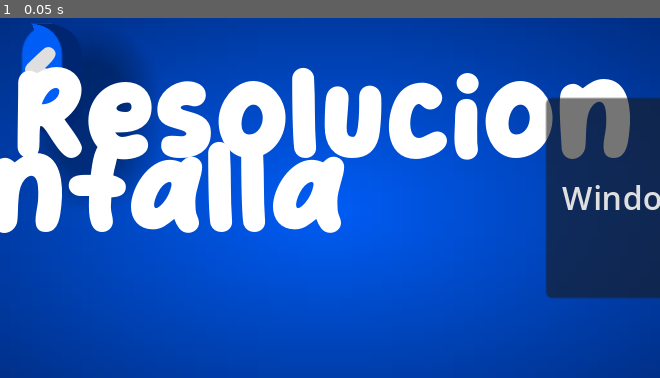
Above: before the commit, frame 1.
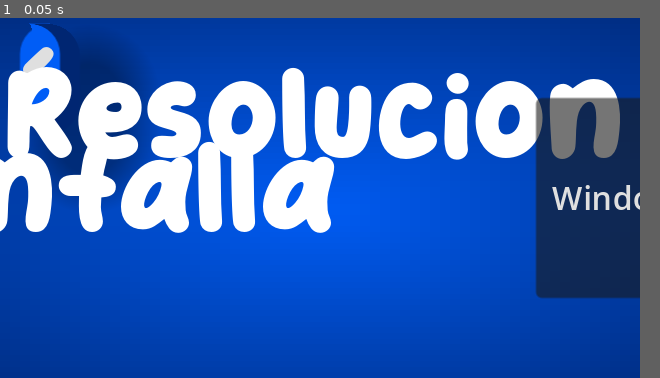
Above: after the commit, the same moment.

Repository: Alexoga9/Lame_Jam
Game: Godot game, scene res://Menu UI/Menu Principal/menu_principal.tscn
Two runs of this game, one before a commit and one after it. Both use one fixed random seed, a clock stepped at 60 frames per second and the inputs below.
Inputs:
- Up to frame 1 (0.05 s): no input
In our replay, the window is 660x360 before the commit and 640x360 after it. These sizes can differ from the game's own. Grey fills any space a smaller window leaves; there, only what the larger window draws over its background counts as a difference.

The runs differ from the first frame. In frame 1, 17% of the frame differs, in the area x 0-100%, y 0-100%.

Commit message:
Ajustes proyecto
Lanzado de pantalla y botones

Diff:
--- a/project.godot
+++ b/project.godot
@@ -17,8 +17,10 @@
 
 [display]
 
-window/size/viewport_width=330
+window/size/viewport_width=320
 window/size/viewport_height=180
+window/size/window_width_override=1280
+window/size/window_height_override=720
 window/stretch/mode="canvas_items"
 
 [input]
@@ -28,6 +30,35 @@
 "events": [Object(InputEventKey,"resource_local_to_scene":false,"resource_name":"","device":-1,"window_id":0,"alt_press …(195 unchanged characters)…
 ]
 }
+mover_arriba={
+"deadzone": 0.5,
+"events": [Object(InputEventKey,"resource_local_to_scene":false,"resource_name":"","device":-1,"window_id":0,"alt_pressed":false,"shift_pressed":false,"ctrl_pressed":false,"meta_pressed":false,"pressed":false,"keycode":0,"physical_keycode":87,"key_label":0,"unicode":119,"location":0,"echo":false,"script":null)
+, Object(InputEventKey,"resource_local_to_scene":false,"resource_name":"","device":-1,"window_id":0,"alt_pressed":false,"shift_pressed":false,"ctrl_pressed":false,"meta_pressed":false,"pressed":false,"keycode":0,"physical_keycode":4194320,"key_label":0,"unicode":0,"location":0,"echo":false,"script":null)
+]
+}
+mover_abajo={
+"deadzone": 0.5,
+"events": [Object(InputEventKey,"resource_local_to_scene":false,"resource_name":"","device":-1,"window_id":0,"alt_pressed":false,"shift_pressed":false,"ctrl_pressed":false,"meta_pressed":false,"pressed":false,"keycode":0,"physical_keycode":83,"key_label":0,"unicode":115,"location":0,"echo":false,"script":null)
+, Object(InputEventKey,"resource_local_to_scene":false,"resource_name":"","device":-1,"window_id":0,"alt_pressed":false,"shift_pressed":false,"ctrl_pressed":false,"meta_pressed":false,"pressed":false,"keycode":0,"physical_keycode":4194322,"key_label":0,"unicode":0,"location":0,"echo":false,"script":null)
+]
+}
+mover_izquierda={
+"deadzone": 0.5,
+"events": [Object(InputEventKey,"resource_local_to_scene":false,"resource_name":"","device":-1,"window_id":0,"alt_pressed":false,"shift_pressed":false,"ctrl_pressed":false,"meta_pressed":false,"pressed":false,"keycode":0,"physical_keycode":65,"key_label":0,"unicode":97,"location":0,"echo":false,"script":null)
+, Object(InputEventKey,"resource_local_to_scene":false,"resource_name":"","device":-1,"window_id":0,"alt_pressed":false,"shift_pressed":false,"ctrl_pressed":false,"meta_pressed":false,"pressed":false,"keycode":0,"physical_keycode":4194319,"key_label":0,"unicode":0,"location":0,"echo":false,"script":null)
+]
+}
+mover_derecha={
+"deadzone": 0.5,
+"events": [Object(InputEventKey,"resource_local_to_scene":false,"resource_name":"","device":-1,"window_id":0,"alt_pressed":false,"shift_pressed":false,"ctrl_pressed":false,"meta_pressed":false,"pressed":false,"keycode":0,"physical_keycode":68,"key_label":0,"unicode":100,"location":0,"echo":false,"script":null)
+, Object(InputEventKey,"resource_local_to_scene":false,"resource_name":"","device":-1,"window_id":0,"alt_pressed":false,"shift_pressed":false,"ctrl_pressed":false,"meta_pressed":false,"pressed":false,"keycode":0,"physical_keycode":4194321,"key_label":0,"unicode":0,"location":0,"echo":false,"script":null)
+]
+}
+saltar={
+"deadzone": 0.5,
+"events": [Object(InputEventKey,"resource_local_to_scene":false,"resource_name":"","device":-1,"window_id":0,"alt_pressed":false,"shift_pressed":false,"ctrl_pressed":false,"meta_pressed":false,"pressed":false,"keycode":0,"physical_keycode":32,"key_label":0,"unicode":32,"location":0,"echo":false,"script":null)
+]
+}
 
 [rendering]
 
